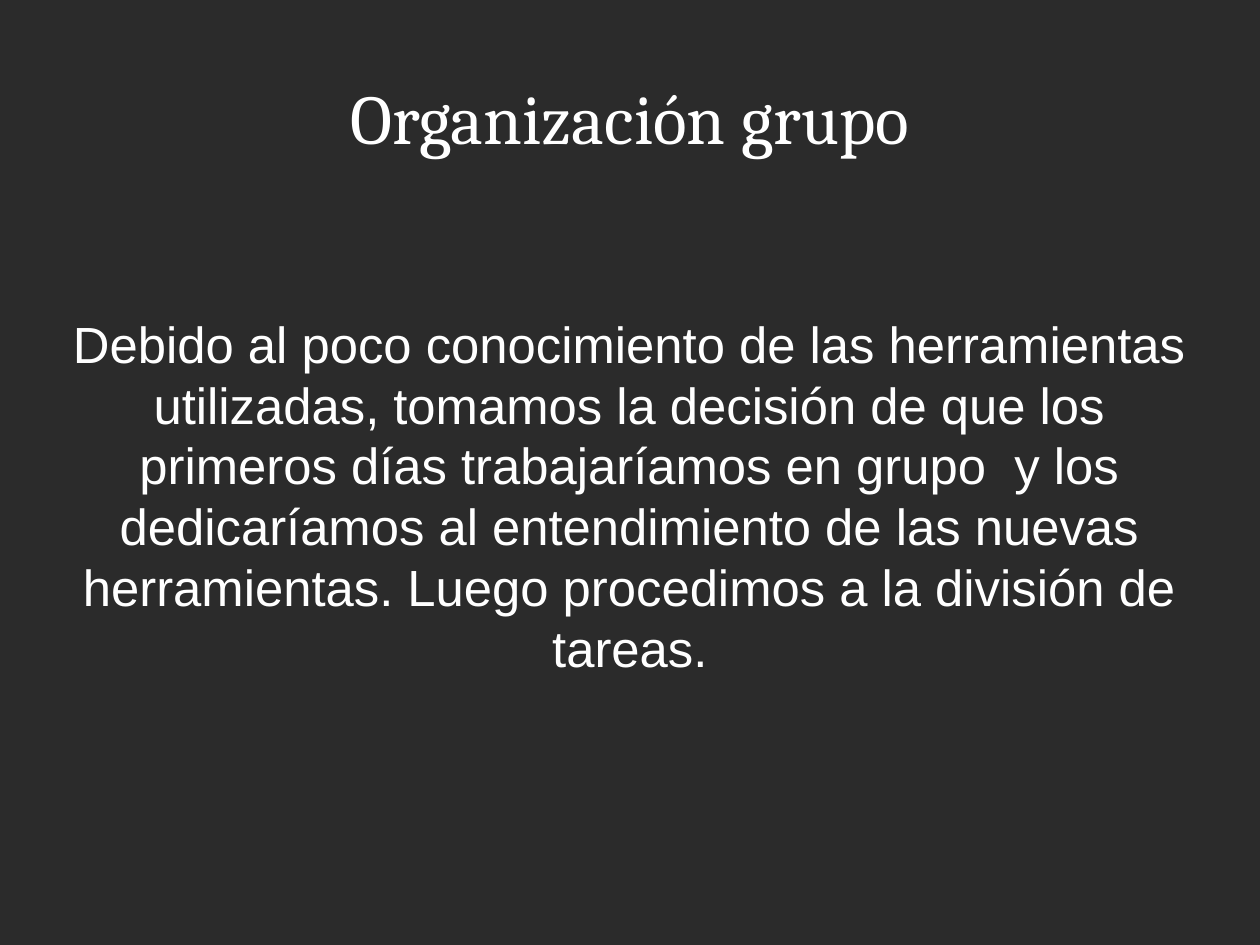
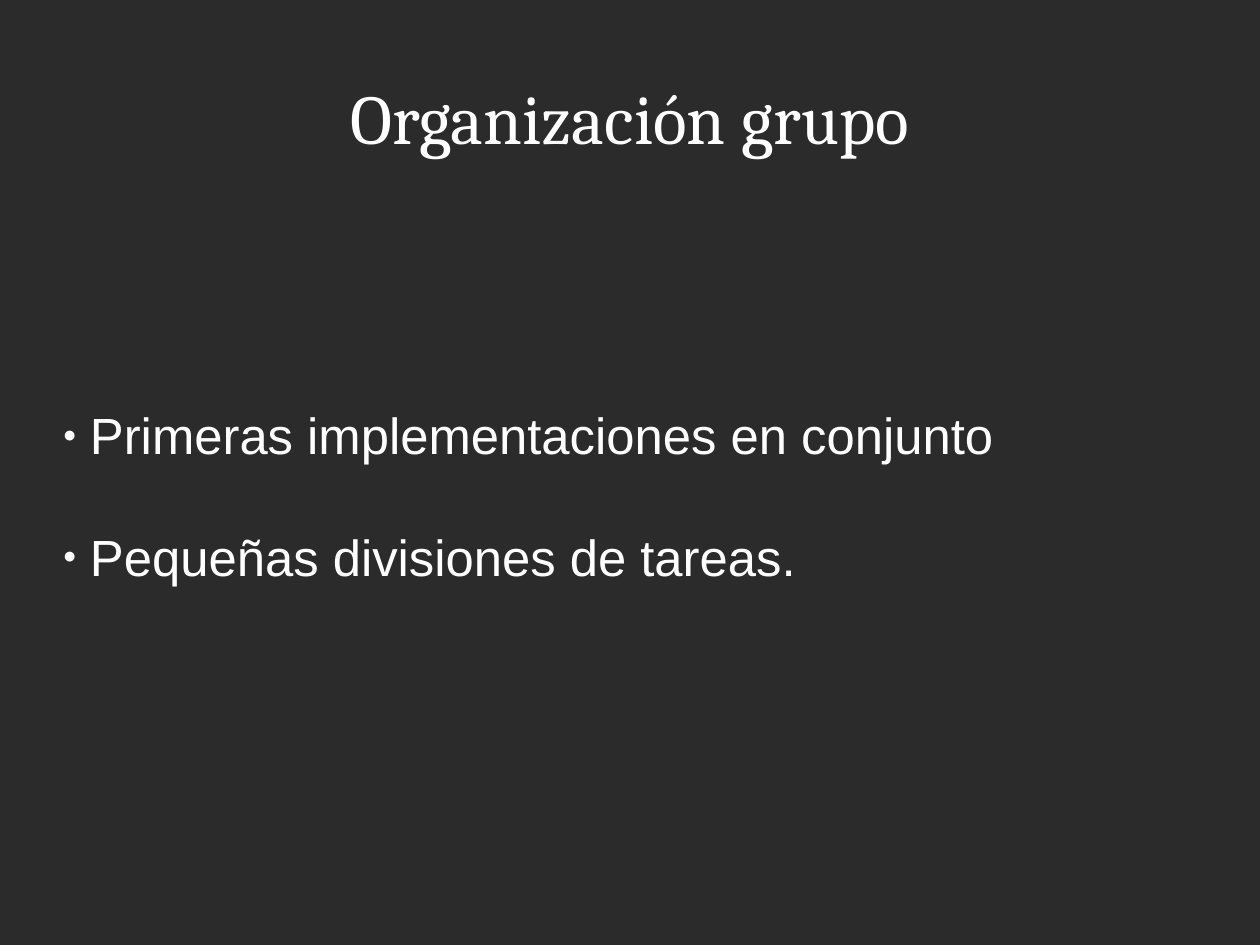
Before and after one commit to elisaboselli/TallerJavaScript, a slide deck: slide 7 of documents/presentacion.odp. Drawn at 1260x945 pixels with LibreOffice and Linux fonts; fonts in the diff are those of the drawing; background and template pictures are left out; a plain dark background stands for a picture behind light text. Boxes give left, top, right and bottom in pixels: in the first picture for what was removed or moved away, otherwise in the second. Text is boxed around its words. In the diff, an @@ line names an element or a change of style, - is before the commit and + after.

```diff
--- a/documents/presentacion.odp
+++ b/documents/presentacion.odp
@@ subtitle at [90,417,993,586]: text changed @@
-Debido al poco conocimiento de las herramientas utilizadas, tomamos la decisión de que los primeros días trabajaríamos en grupo y los dedicaríamos al entendimiento de las nuevas herramientas. Luego procedimos a la división de tareas.
+● Primeras implementaciones en conjunto
+● Pequeñas divisiones de tareas.
```
Also in this commit, not shown: 10 other slides changed, 7 other files.
